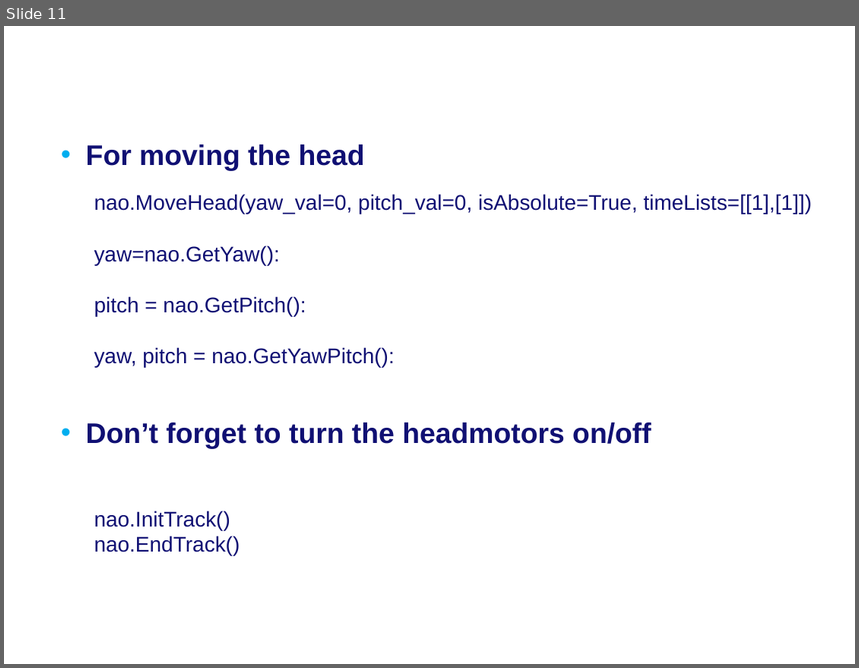
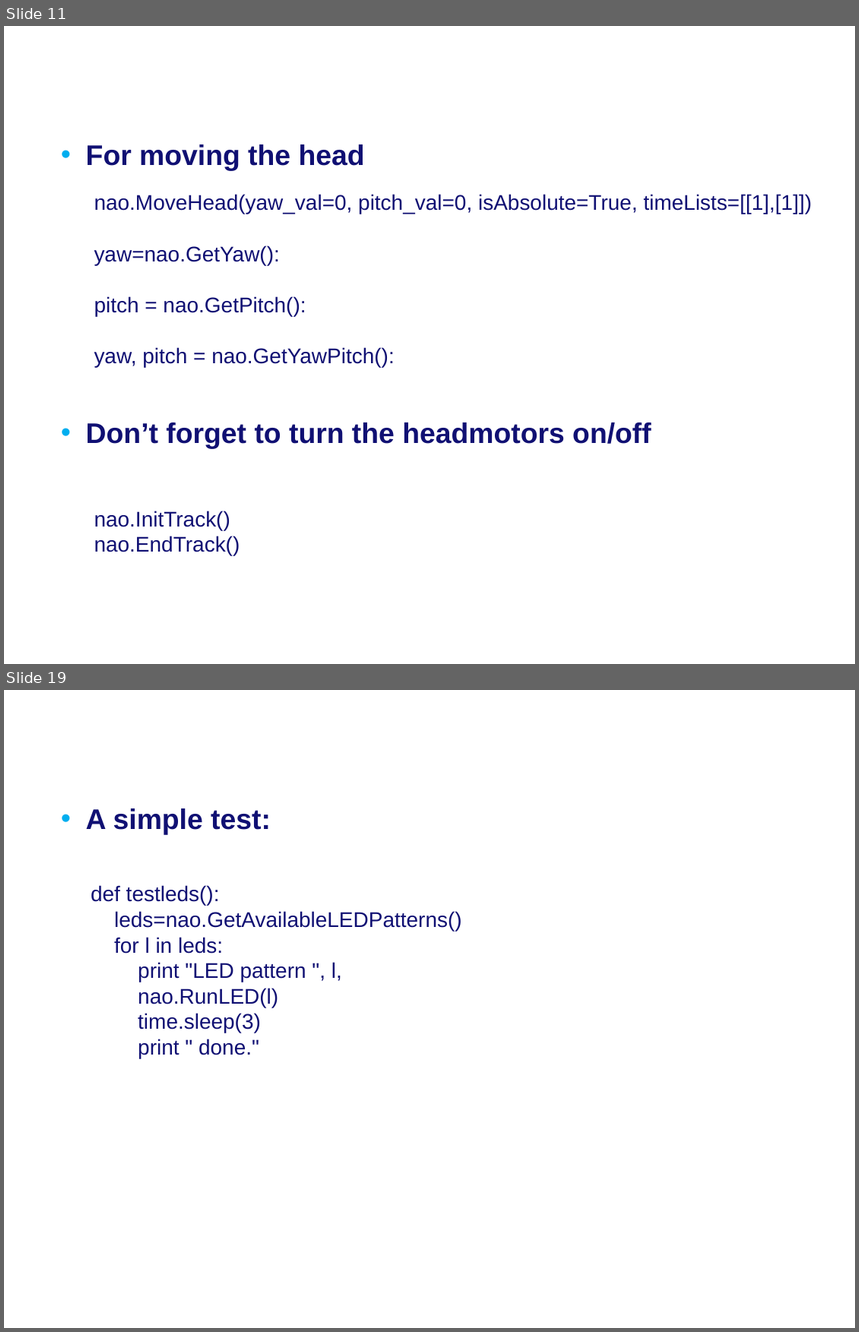
Before and after one commit to Rctue/nao-lib, a slide deck: Manual nao-lib.pptx. Shown one above the other, each under a label of ours: slide 11 before the commit, slides 11 and 19 after it; the slides between them are not shown. The pictures are 859x668 and 859x1332 pixels, drawn with LibreOffice and Linux fonts; fonts in the diff are those of the drawing; background and template pictures are left out. Boxes give left, top, right and bottom in pixels: in the first picture for what was removed or moved away, otherwise in the second. Text is boxed around its words. In the diff, an @@ line names an element or a change of style, - is before the commit and + after.

```diff
--- a/Manual nao-lib.pptx
+++ b/Manual nao-lib.pptx
@@ slide 19 added at [4, 690, 855, 1328], background #FFFFFF @@
@@ text added at [86, 809, 271, 835], 24 pt, text #101073, bold @@
+• A simple test:
@@ text added at [91, 885, 462, 1059], 18 pt, text #101073 @@
+def testleds():
+leds=nao.GetAvailableLEDPatterns()
+for l in leds:
+print "LED pattern ", l,
+nao.RunLED(l)
+time.sleep(3)
+print " done."
```
Also in this commit, not shown: 1 slide changed, 7 other slides added, 1 slide removed, 2 other files.
